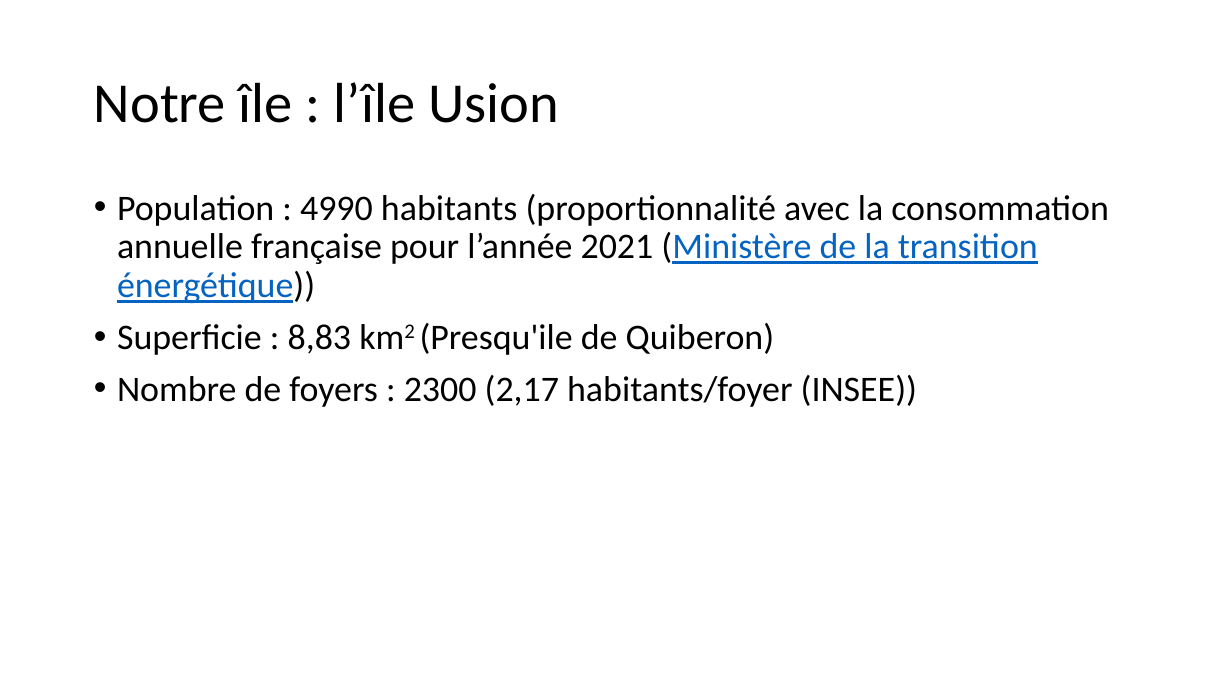
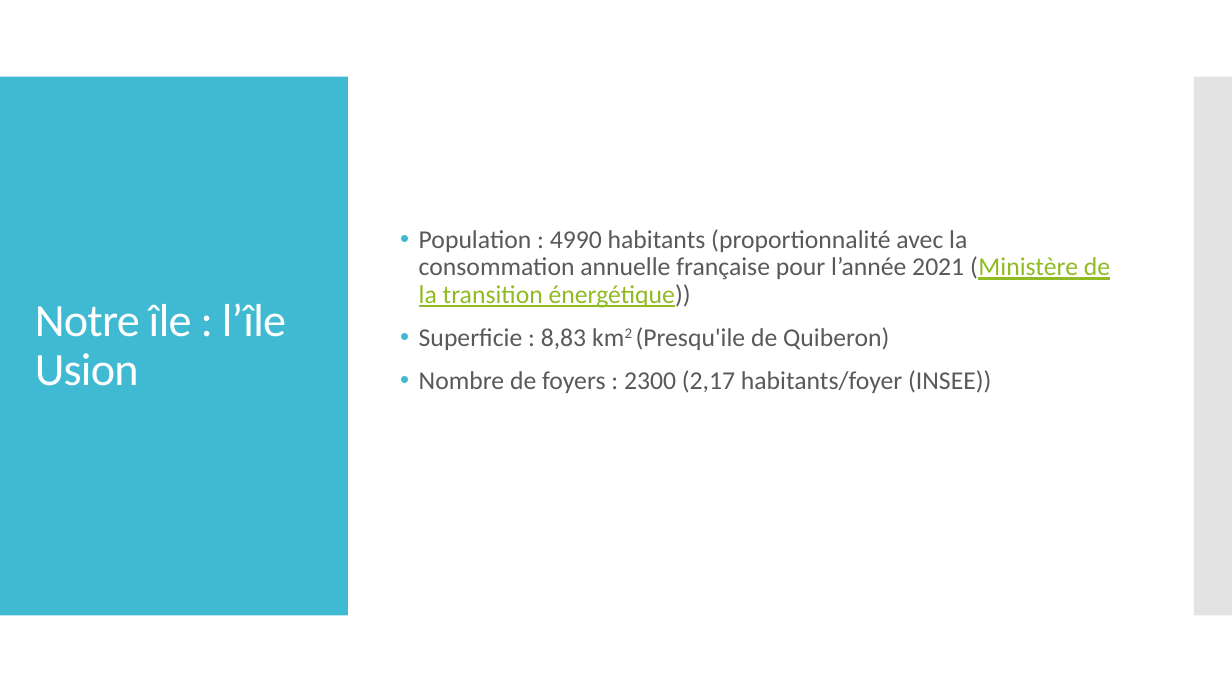
Before and after one commit to cledat/Projet-EA314, a slide deck: slide 12 of rapport.pptx (slide 15 before the commit). Drawn at 1232x693 pixels with LibreOffice and Linux fonts; fonts in the diff are those of the drawing. Boxes give left, top, right and bottom in pixels: in the first picture for what was removed or moved away, otherwise in the second. Text is boxed around its words. In the diff, an @@ line names an element or a change of style, - is before the commit and + after.

```diff
--- a/rapport.pptx
+++ b/rapport.pptx
@@ rectangle added at [0, 77, 348, 616], fill #40BAD2 @@
@@ text "Population : 4990 habitants (proportionnalité ...": place and size @@
-text "Population : 4990 habitants (proportionnalité ..." at [117, 194, 1109, 407]
+text "Population : 4990 habitants (proportionnalité ..." at [419, 229, 1110, 393]
@@ text "Population : 4990 habitants (proportionnalité ..." at [419, 229, 1110, 393]: size 28 to 20 pt; text colour #000000 to #595959 in "Population : 4990 habitants (proportionnalité avec la ...", "Superficie : 8,83 km2 (Presqu'ile de Quiberon)", "Nombre de foyers : 2300 (2,17 habitants/foyer ..."; text colour #0563C1 to #90BB23 in "(Ministère de la transition énergétique))"; indent changed; more space between paragraphs; vertical alignment top to middle @@
@@ rectangle added at [1194, 77, 1232, 616], fill #C8C8C8 at 50% opacity @@
@@ title "Notre île : l’île Usion": place and size @@
-title "Notre île : l’île Usion" at [94, 82, 560, 123]
+title "Notre île : l’île Usion" at [35, 303, 286, 386]
@@ title "Notre île : l’île Usion" at [35, 303, 286, 386]: size 44 to 36 pt, text colour #000000 to #FFFFFF, letter spacing 0 to -0.6 pt @@
```
Also in this commit, not shown: 16 other slides changed, 3 slides removed, 1 other file.
